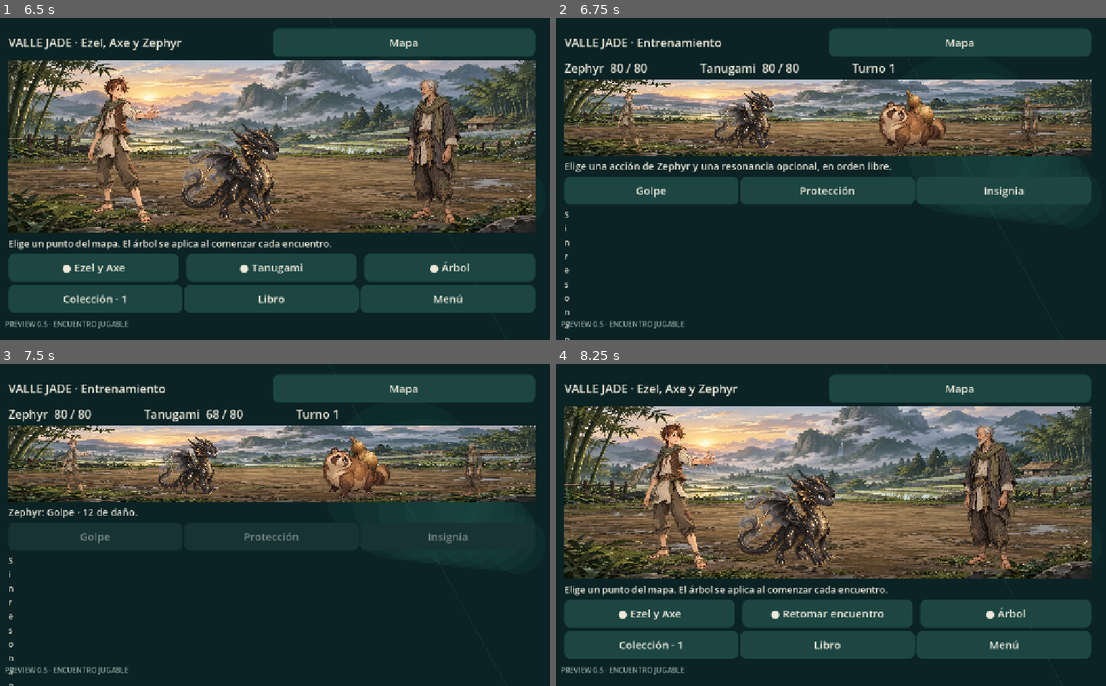
Above: before the commit, frames 1-4 (two rows, left to right).
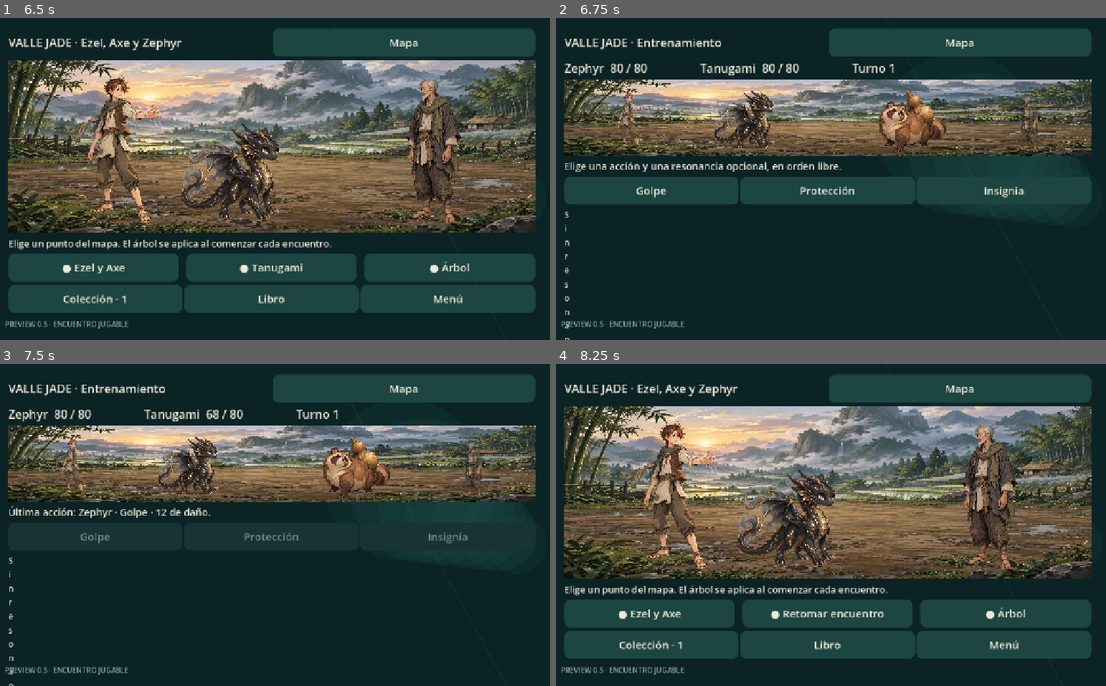
Above: after the commit, the same moments.

Repository: axenoban/karmany-monsta-android
Game: Godot game, scene res://scenes/main.tscn
Same seed, same stepped clock (60 frames per second), same inputs: the game is played once before the commit and once after it.
Inputs:
- Up to frame 1 (6.5 s): click "Comenzar viaje" at 0.5 s; click "Volver" at 1.25 s; click "Comenzar viaje" at 2 s; click "Comenzar" at 2.75 s; click "Entrar al valle jugable" at 3.5 s; click "Mapa" at 4.25 s; click "● Ezel y Axe" at 5 s; click "Entrar al valle" at 5.75 s
- Up to frame 2 (6.75 s): click "● Tanugami" at 6.5 s
- Up to frame 3 (7.5 s): click "Golpe" at 7.25 s
- Up to frame 4 (8.25 s): click "Mapa" at 8 s

Frame 1 is identical in both runs. In frame 2, 0.7% of the frame differs, in the area x 15-62%, y 44-48%; in frame 3, 0.5%; in frame 4, nothing differs.

Commit message:
Show only the latest resolved action with skill name and result; preserve finishing move

Diff:
--- a/scripts/trial_campaign.gd
+++ b/scripts/trial_campaign.gd
@@ -29,6 +29,8 @@
 	for key in ["schema", "sequence", "victories"]:
 		result[key] = int(result[key])
 	if not result.encounter.is_empty():
+		result.encounter.last_action = Encounter.last_action_from(result.encounter)
+		result.encounter.log = [] if result.encounter.last_action.is_empty() else [result.encounter.last_action]
 		for key in ["schema", "round", "revision", "player_hp", "enemy_hp"]:
 			result.encounter[key] = int(result.encounter[key])
 		for key in ["schema", "sequence"]:
--- a/scripts/trial_encounter.gd
+++ b/scripts/trial_encounter.gd
@@ -53,6 +53,8 @@
 	for line in data.log:
 		if not line is String or line.length() > 300:
 			return false
+	if data.has("last_action") and (not data.last_action is String or data.last_action.length() > 300):
+		return false
 	var turn := Turn.new()
 	if not turn.restore(data.get("turn")) or data.turn.turn_id != "%s:%d" % [data.id, int(data.round)]:
 		return false
@@ -73,7 +75,7 @@
 		loadout[resonance] = int(tree.ranks[resonance])
 	var turn := Turn.new()
 	turn.begin(id + ":1")
-	state = {"schema": 1, "id": id, "phase": "battle", "round": …(166 unchanged characters)… ut, "rolls": rolls.duplicate(), "log": ["Elige una acción de Zephyr y una resonancia opcional, en orden libre."], "turn": turn.snapshot(), "capture": {}}
+	state = {"schema": 1, "id": id, "phase": "battle", "round": …(166 unchanged characters)… ut, "rolls": rolls.duplicate(), "log": [], "last_action": "", "turn": turn.snapshot(), "capture": {}}
 	if not valid(state):
 		state.clear()
 		return false
@@ -113,9 +115,8 @@
 	return ""
 
 func _log(line: String) -> void:
-	state.log.append(line)
-	if state.log.size() > 6:
-		state.log.pop_front()
+	state.last_action = line
+	state.log = [line]
 
 func act(owner: String, id: String) -> bool:
 	last_error = reason(owner, id)
@@ -130,20 +131,20 @@
 		var damage := maxi(1, roundi(float(rules().stats.attack) * float(effect.power) * (1.0 + float(state.boost)) - float(rules().stats.defense)))
 		state.enemy_hp = maxi(0, state.enemy_hp - damage)
 		state.boost = 0.0
-		_log("Zephyr: %s · %d de daño." % [effect.name, damage])
+		_log("Zephyr · %s · %d de daño." % [effect.name, damage])
 	elif effect.has("heal"):
 		var healing := mini(int(rules().stats.life) - state.player_hp, roundi(effect.heal * scale))
 		state.player_hp += healing
-		_log("Ezel: recupera %d de vida con Curación." % healing)
+		_log("Ezel · %s · +%d de Vida." % [effect.name, healing])
 	elif effect.has("guard"):
 		state.guard = maxf(state.guard, minf(0.8, effect.guard * scale))
-		_log("%s prepara protección para el próximo ataque rival." % ("Zephyr" if owner == "karmany" else "Ezel"))
+		_log("%s · %s · %d%% de protección ante el próximo ataque." % ["Zephyr" if owner == "karmany" else "Ezel", effect.name, roundi(state.guard * 100)])
 	elif effect.has("boost"):
 		state.boost = effect.boost * scale
-		_log("Ezel potencia el próximo golpe de Zephyr.")
+		_log("Ezel · %s · +%d%% al próximo golpe." % [effect.name, roundi(state.boost * 100)])
 	elif effect.has("weaken"):
 		state.weaken = effect.weaken * scale
-		_log("Ezel reduce la fuerza del próximo ataque rival.")
+		_log("Ezel · %s · -%d%% de daño del próximo ataque rival." % [effect.name, roundi(state.weaken * 100)])
 	if effect.cooldown > 0:
 		state.ready[id] = state.round + int(effect.cooldown) + 1
 	turn.commit_action(ticket)
@@ -154,7 +155,6 @@
 		capture.begin(state.id, true, true, "Común", policy())
 		state.capture = capture.snapshot()
 		state.phase = "capture"
-		_log("Tanugami está fuera de combate. El Libro permite hasta tres intentos.")
 	return true
 
 func end_round() -> bool:
@@ -166,7 +166,7 @@
 	var base_damage := maxi(1, roundi(float(rules().stats.attack) * power - float(rules().stats.defense)))
 	var damage := maxi(1, roundi(base_damage * (1.0 - state.guard) * (1.0 - state.weaken)))
 	state.player_hp = maxi(0, state.player_hp - damage)
-	_log("Tanugami: %d de daño%s." % [damage, " · insignia" if power > 1.0 else ""])
+	_log("Tanugami · %s · %d de daño." % ["Insignia" if power > 1.0 else "Golpe", damage])
 	state.guard = 0.0
 	state.weaken = 0.0
 	state.revision += 1
@@ -190,7 +190,7 @@
 	state.capture = capture.snapshot()
 	state.phase = "capture" if capture.state == "offered" else capture.state
 	state.revision += 1
-	_log("El Libro logró el vínculo." if capture.state == "captured" else ("Tanugami escapó. Podrás encontrarlo de nuevo." if capture.state == "escaped" else "El intento falló. Quedan %d." % capture.remaining_attempts()))
+	_log("Ezel · Libro · " + ("vínculo logrado." if capture.state == "captured" else ("tercer fallo; Tanugami escapó." if capture.state == "escaped" else "intento fallido; quedan %d." % capture.remaining_attempts())))
 	return true
 
 func retreat() -> bool:
@@ -198,5 +198,20 @@
 		return false
 	state.phase = "retreated"
 	state.revision += 1
-	_log("Encuentro abandonado. No hay recompensa.")
-	return true
+	_log("Ezel · Retirada · encuentro abandonado sin recompensa.")
+	return true
+
+static func last_action_from(data: Dictionary) -> String:
+	if data.has("last_action"):
+		return data.last_action
+	# Recover the actual action from older saves, ignoring the phase announcement.
+	var lines: Array = data.get("log", [])
+	for index in range(lines.size() - 1, -1, -1):
+		var line: String = lines[index]
+		if line.begins_with("Zephyr") or line.begins_with("Ezel") or line.begins_with("Tanugami:"):
+			return line
+	return ""
+
+func last_action_text() -> String:
+	var action := last_action_from(state)
+	return "Última acción: " + action if not action.is_empty() else "Elige una acción y una resonancia opcional, en orden libre."
--- a/scripts/trial_ui.gd
+++ b/scripts/trial_ui.gd
@@ -101,7 +101,9 @@
 	var revision: int = state.revision
 	column.add_child(_label("Zephyr  %d / 80                 Tanugami  %d / 80                 Turno %d" % [state.player_hp, state.enemy_hp, state.round], 26))
 	_stage("battle", state.player_hp == 0, state.enemy_hp == 0)
-	column.add_child(_label(str(state.log.back()), 22))
+	var action_label := _label(encounter.last_action_text(), 22)
+	action_label.name = "LastAction"
+	column.add_child(action_label)
 	if state.phase == "battle":
 		var actions := HBoxContainer.new()
 		column.add_child(actions)
--- /dev/null
+++ b/tests/last_action_tests.gd
@@ -0,0 +1,79 @@
+extends SceneTree
+const Encounter = preload("res://scripts/trial_encounter.gd")
+const Store = preload("res://scripts/save_store.gd")
+const TreeModel = preload("res://scripts/trainer_skill_tree.gd")
+const PATH := "user://last_action_test.json"
+var checks := 0
+var failures := 0
+func _initialize() -> void: call_deferred("_run")
+func _check(value: bool, label: String) -> void:
+	checks += 1
+	if not value:
+		failures += 1
+		push_error(label)
+func _run() -> void:
+	var tree := TreeModel.new()
+	for i in range(4): tree.gain_level()
+	for id in ["curacion", "proteccion", "potenciacion", "control"]:
+		tree.purchase(id)
+		tree.equip(id)
+	var e := Encounter.new()
+	e.begin("latest", tree.snapshot(), [0.1, 0.2, 0.3])
+	_check(not e.last_action_text().begins_with("Última"), "no fabricated action before first move")
+	e.act("karmany", "golpe")
+	_check(e.last_action_text() == "Última acción: Zephyr · Golpe · 12 de daño.", "attack actor name and actual result")
+	e.act("trainer", "proteccion")
+	_check(e.last_action_text().contains("Ezel · Escudo · 50%"), "shield identified instead of generic protection")
+	_check(e.state.log.size() == 1 and not e.last_action_text().contains("Zephyr"), "only most recent action retained")
+	var last: String = e.last_action_text()
+	_check(not e.act("trainer", "control") and e.last_action_text() == last, "rejected command does not replace executed action")
+	e.end_round()
+	_check(e.last_action_text() == "Última acción: Tanugami · Golpe · 6 de daño.", "enemy action replaces player action")
+	e.act("trainer", "curacion")
+	_check(e.last_action_text().contains("Curación · +6 de Vida"), "healing shows actual capped recovery")
+	e.act("karmany", "insignia")
+	var restored := Encounter.new()
+	restored.restore(JSON.parse_string(JSON.stringify(e.snapshot())))
+	_check(restored.last_action_text() == e.last_action_text(), "last action survives JSON restore")
+	while e.state.phase == "battle":
+		if e._turn().available("karmany"):
+			e.act("karmany", "insignia" if e.reason("karmany", "insignia").is_empty() else "golpe")
+		else: e.end_round()
+	_check(e.state.phase == "capture" and e.last_action_text().begins_with("Última acción: Zephyr"), "defeat announcement cannot replace finishing move")
+	e.attempt_capture()
+	_check(e.last_action_text().contains("Ezel · Libro · vínculo logrado"), "book action becomes latest on capture")
+	var legacy := e.snapshot()
+	legacy.erase("last_action")
+	legacy.log = ["Zephyr: Insignia · 22 de daño.", "Tanugami está fuera de combate. El Libro permite hasta tres intentos."]
+	_check(Encounter.last_action_from(legacy) == "Zephyr: Insignia · 22 de daño.", "legacy save recovers action rather than phase announcement")
+	var app := root.get_node("App")
+	app.storage = Store.new(PATH)
+	app.profile = Store.defaults()
+	app.profile.skill_tree = tree.snapshot()
+	app.load_failed = false
+	app.start_trial()
+	var packed: PackedScene = load("res://scenes/main.tscn")
+	var main := packed.instantiate()
+	root.add_child(main)
+	main._show("battle")
+	await process_frame
+	# Exercise the actual UI callback and rebuilt screen, not just the model.
+	var trial := main.get_node("Page").get_child(0).get_child(1)
+	var row: Node = trial.column.get_child(4)
+	row.get_child(0).pressed.emit()
+	await process_frame
+	trial = main.get_node("Page").get_child(0).get_child(1)
+	var label: Label = trial.column.get_node("LastAction")
+	_check(label.text == "Última acción: Zephyr · Golpe · 12 de daño.", "tapping real Golpe button refreshes latest-action label")
+	trial.column.get_child(5).get_child(1).pressed.emit()
+	await process_frame
+	trial = main.get_node("Page").get_child(0).get_child(1)
+	label = trial.column.get_node("LastAction")
+	_check(label.text.contains("Ezel · Escudo"), "trainer button refreshes same label without history")
+	_check(app.storage.load_profile().campaign.encounter.last_action == app.profile.campaign.encounter.last_action, "displayed action matches persisted action")
+	main.queue_free()
+	await process_frame
+	for suffix in ["", ".bak", ".tmp"]:
+		if FileAccess.file_exists(PATH + suffix): DirAccess.remove_absolute(PATH + suffix)
+	print("LAST ACTION TESTS: %d checks, %d failures" % [checks, failures])
+	quit(1 if failures else 0)
--- a/tests/render_smoke.gd
+++ b/tests/render_smoke.gd
@@ -53,6 +53,13 @@
 		await process_frame
 		await RenderingServer.frame_post_draw
 		root.get_texture().get_image().save_png("res://build/screenshots/battle%s.png" % ("-large" if large else ""))
+	app.trial_action("karmany", "golpe")
+	app.trial_action("trainer", "proteccion")
+	app.trial_action("end")
+	main._show("battle")
+	await process_frame
+	await RenderingServer.frame_post_draw
+	root.get_texture().get_image().save_png("res://build/screenshots/battle-last-action.png")
 	while app.profile.campaign.encounter.phase == "battle":
 		var encounter := TrialEncounter.new()
 		encounter.restore(app.profile.campaign.encounter)
Not shown, changed: .github/workflows/android-preview.yml
Not shown, added: docs/CORRECCION_ULTIMA_ACCION.md
